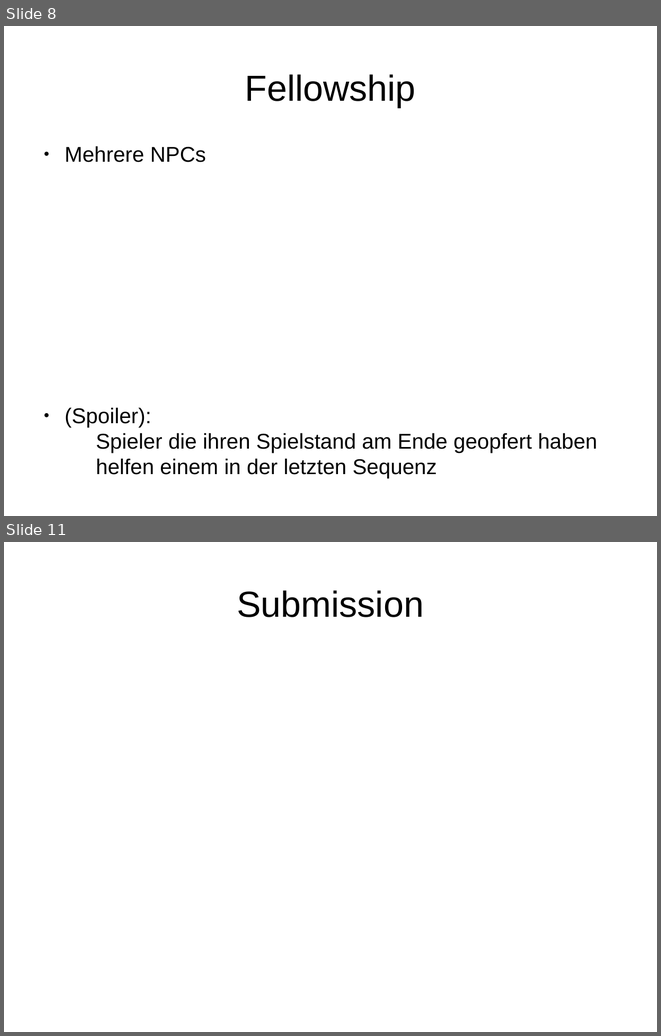
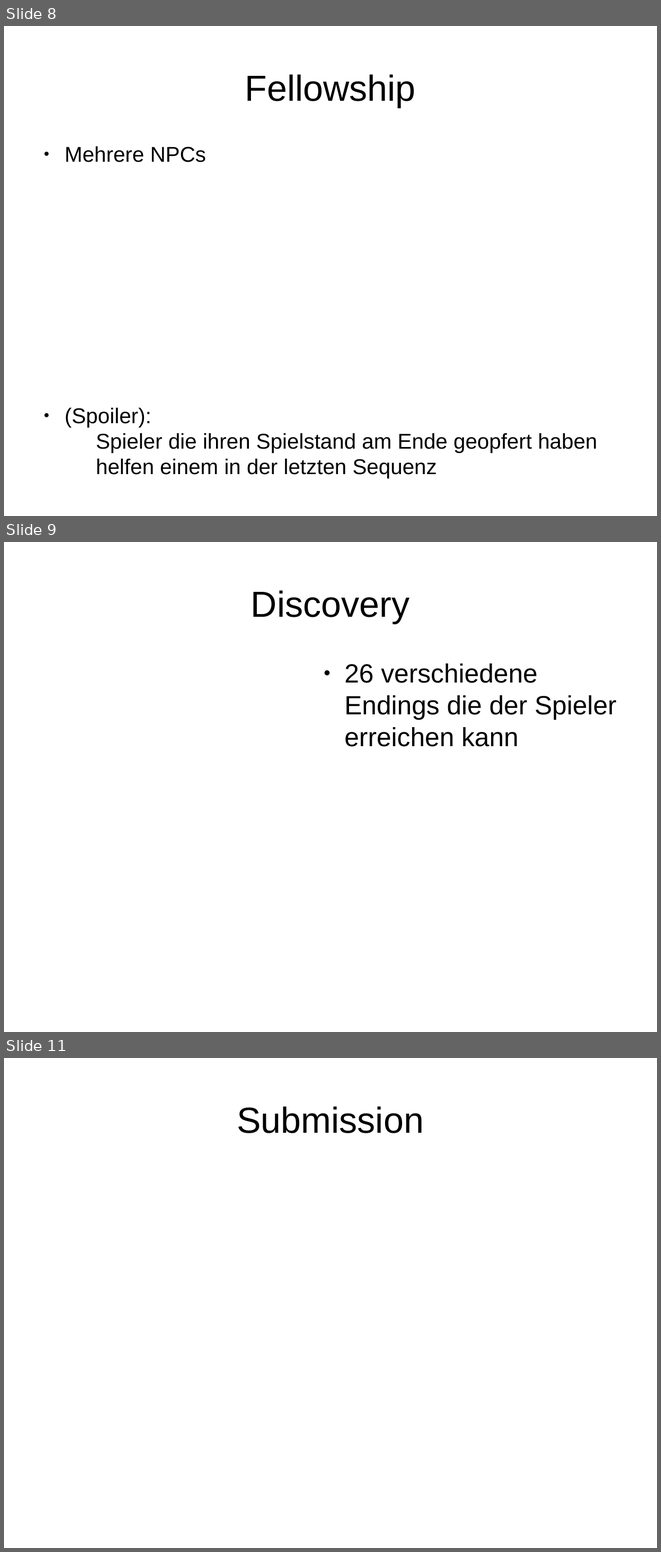
Before and after one commit to Aureumignis/UniStuff, a slide deck: WISE2020/EiDS/U2.odp. Shown one above the other, each under a label of ours: slides 8 and 11 before the commit, slides 8, 9 and 11 after it; the slides between them are not shown. The pictures are 661x1036 and 661x1552 pixels, drawn with LibreOffice and Linux fonts; fonts in the diff are those of the drawing. Boxes give left, top, right and bottom in pixels: in the first picture for what was removed or moved away, otherwise in the second. Text is boxed around its words. In the diff, an @@ line names an element or a change of style, - is before the commit and + after.

```diff
--- a/WISE2020/EiDS/U2.odp
+++ b/WISE2020/EiDS/U2.odp
@@ slide 9 added at bbox=[4, 542, 657, 1032], background #FFFFFF @@
@@ title added at bbox=[251, 590, 410, 623], 44 pt, text #000000 @@
+Discovery
@@ text added at bbox=[344, 663, 617, 747], 32 pt, text #000000 @@
+● 26 verschiedene Endings die der Spieler erreichen kann
```
Also in this commit, not shown: 1 slide changed, 1 slide removed, 4 other files.
